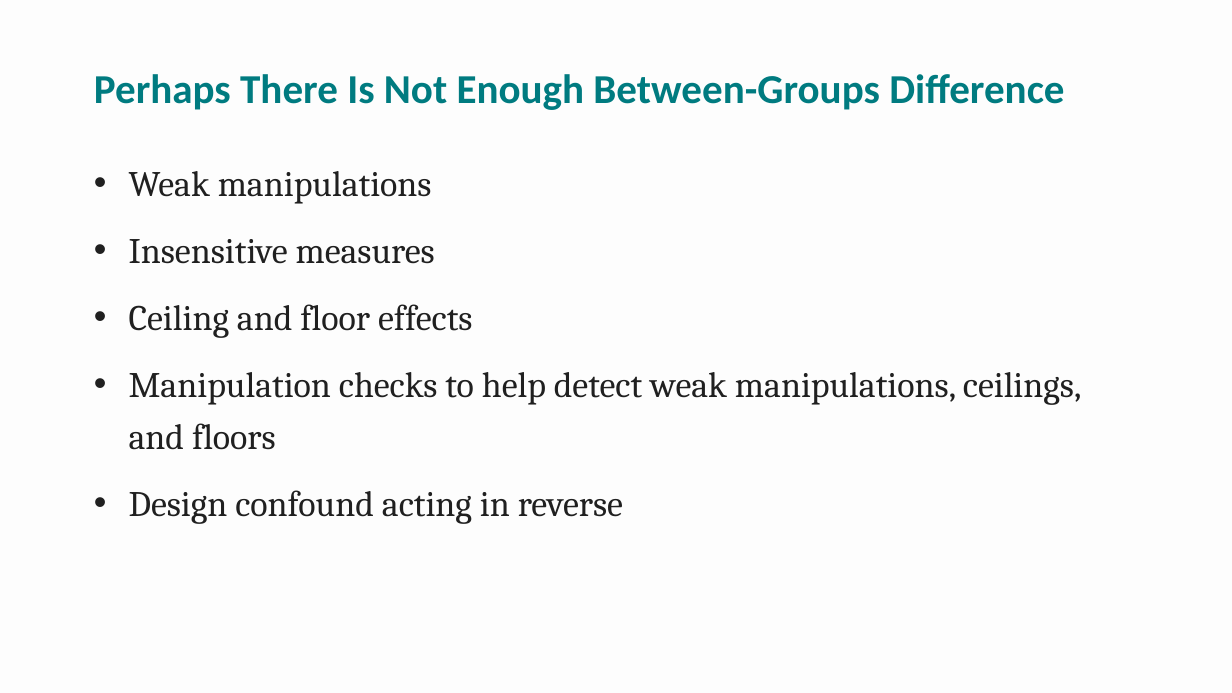
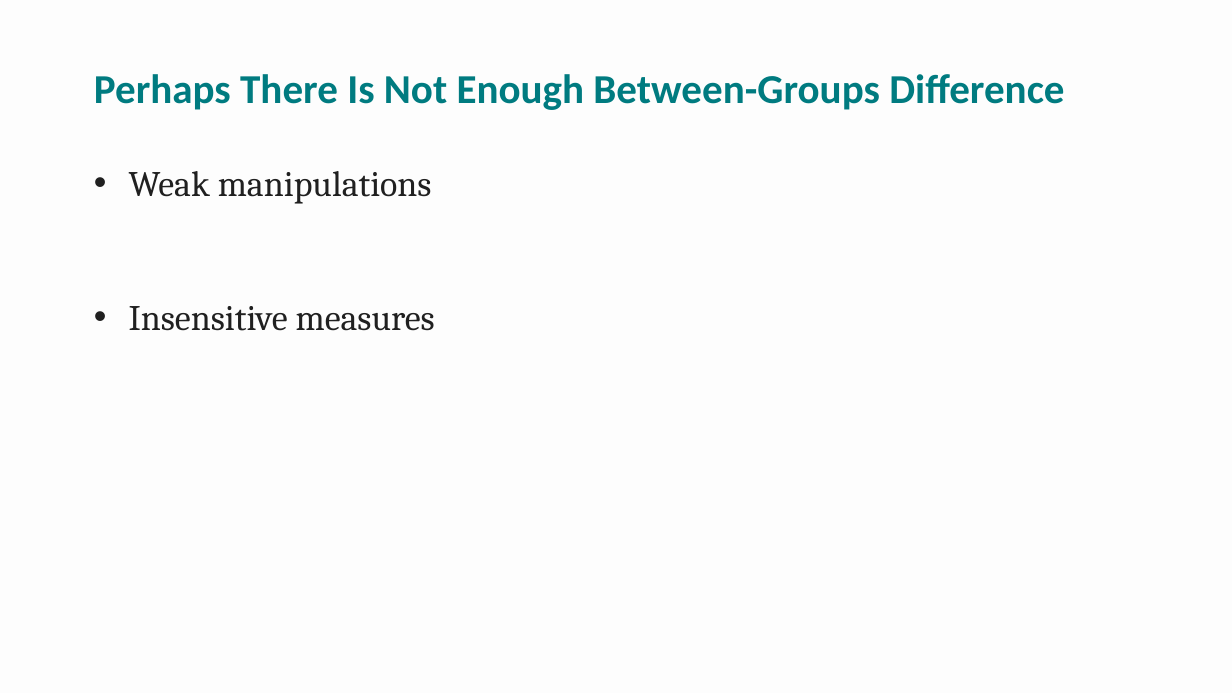
Before and after one commit to npm27/Teaching-Materials, a slide deck: slide 18 of Research Methods/Spring 26/Slides/11 Chapter 11.pptx. Drawn at 1232x693 pixels with LibreOffice and Linux fonts; fonts in the diff are those of the drawing. Boxes give left, top, right and bottom in pixels: in the first picture for what was removed or moved away, otherwise in the second. Text is boxed around its words. In the diff, an @@ line names an element or a change of style, - is before the commit and + after.

Commit message:
Update slides

```diff
--- a/Research Methods/Spring 26/Slides/11 Chapter 11.pptx
+++ b/Research Methods/Spring 26/Slides/11 Chapter 11.pptx
@@ text at (129, 304, 1081, 524): paragraphs removed @@
-• Ceiling and floor effects
-• Manipulation checks to help detect weak manipulations, ceilings, and floors
-• Design confound acting in reverse
```
Also in this commit, not shown: 11 other slides changed, 4 slides removed, 1 other file.
